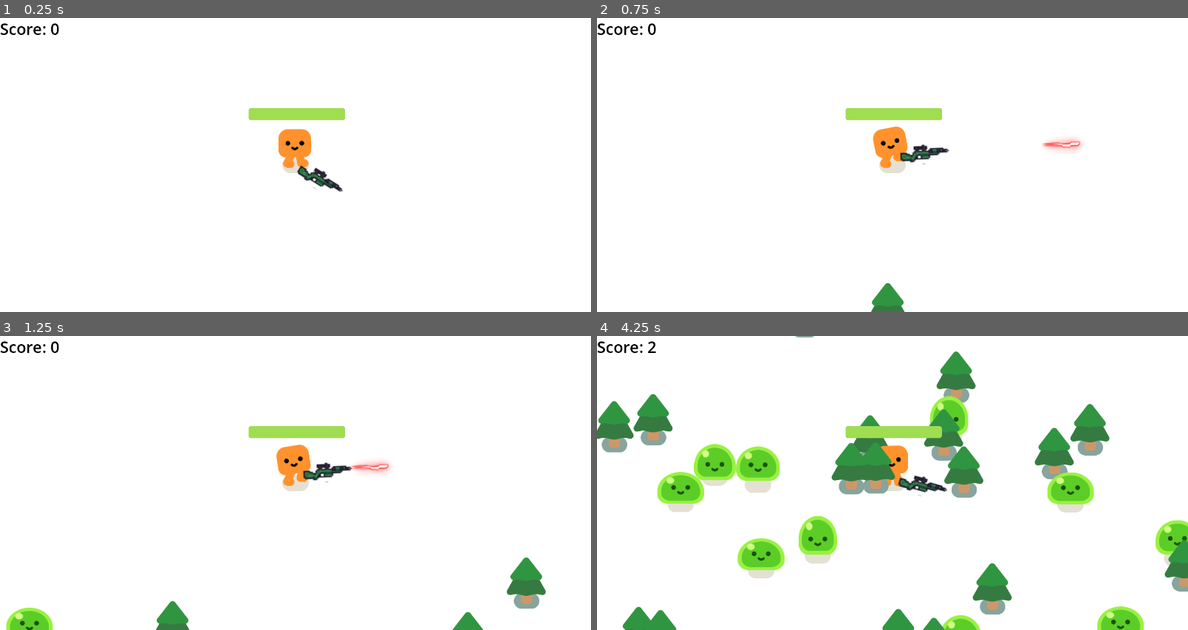
Above: before the commit, frames 1-4 (two rows, left to right).
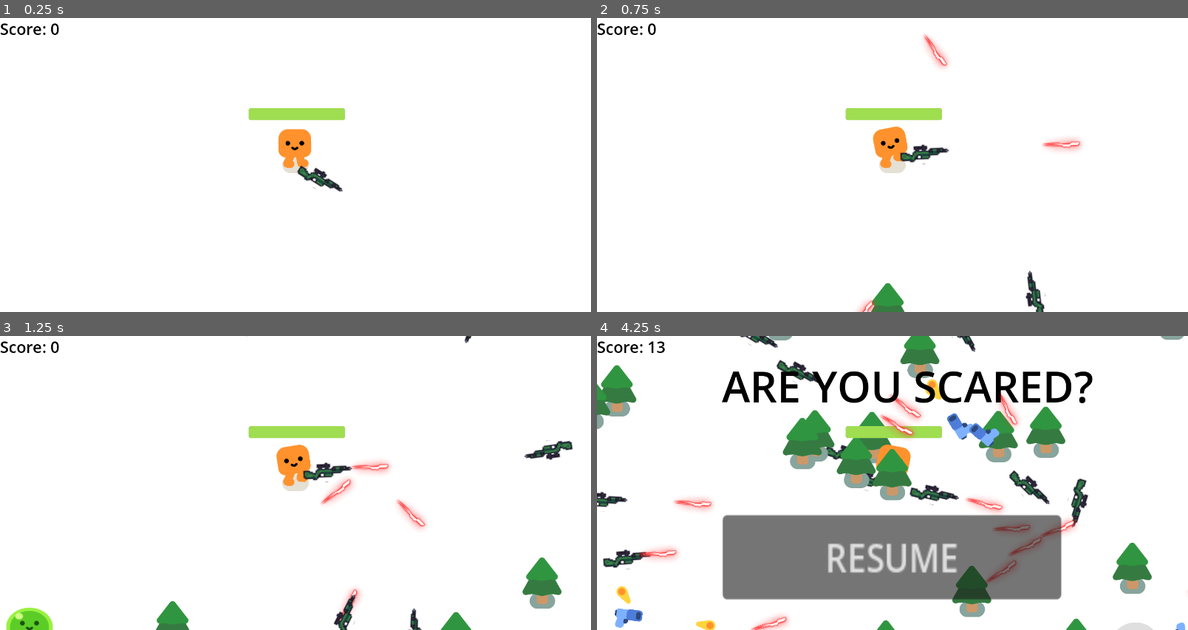
Above: after the commit, the same moments.

Repository: arad991/topdown_shooter_2d
Game: Godot game, scene res://survivors_game.tscn
Two runs of this game, one before a commit and one after it. Both use one fixed random seed, a clock stepped at 60 frames per second and the inputs below.
Inputs (mouse positions are in pixels of both pictures, inside the frame that each line leads up to):
- Up to frame 1 (0.25 s): no input
- Up to frame 2 (0.75 s): move the mouse to (1022, 150) at 0.52 s; hold D (move_right) from 0.53 s (still down)
- Up to frame 3 (1.25 s): keep holding D (move_right)
- Up to frame 4 (4.25 s): move the mouse to (774, 497) at 1.27 s; release D (move_right) at 1.28 s; hold S (move_down) 1.28-2.03 s; move the mouse to (951, 418) at 2.02 s; hold D (move_right) 2.03-2.78 s; move the mouse to (862, 541) at 2.77 s; hold W (move_up) 2.78-3.53 s; move the mouse to (1069, 527) at 3.52 s; hold A (move_left) from 3.53 s (still down); tap Escape (pause, bound only after the commit) at 4.15 s

Frame 1 is identical in both runs. In frame 2, 0.5% of the frame differs, in the area x 44-76%, y 5-100%; in frame 3, 2.2%; in frame 4, 41%, in the area x 0-100%, y 0-100%.

Commit message:
added pause menu and TRIED to implement weapon pickup system - weapon spawn is working, remain TODO is to change Node types of weapons and re-organize them in a less complex manner

Diff:
--- a/gun.gd
+++ b/gun.gd
@@ -1,5 +1,6 @@
 extends Area2D
 
+var is_jammed = false
 
 func _physics_process(delta: float) -> void:
 	#var enemies_in_range = get_overlapping_bodies()
@@ -30,8 +31,12 @@
 	new_bullet.global_position = %ShootingPoint.global_position
 	new_bullet.global_rotation = %ShootingPoint.global_rotation
 
+func _on_timer_timeout() -> void:
+	#if not is_jammed():
+	shoot()
 
+func disable_bullets() -> void:
+	pass
 
-
-func _on_timer_timeout() -> void:
-	shoot()
+func is_weapon() -> bool:
+	return true
--- a/gun.tscn
+++ b/gun.tscn
@@ -7,7 +7,7 @@
 radius = 294.027
 
 [node name="Gun" type="Area2D"]
-collision_layer = 0
+collision_layer = 8
 collision_mask = 2
 input_pickable = false
 script = ExtResource("1_ptbya")
--- a/laser_gun.gd
+++ b/laser_gun.gd
@@ -34,8 +34,8 @@
 	new_bullet.global_position = %LaserShootingPoint.global_position
 	new_bullet.global_rotation = %LaserShootingPoint.global_rotation
 
-
-
-
 func _on_timer_timeout() -> void:
 	shoot()
+
+func is_weapon() -> bool:
+	return true
--- a/laser_gun.tscn
+++ b/laser_gun.tscn
@@ -23,7 +23,7 @@
 
 [node name="LaserGun" type="Area2D"]
 position = Vector2(-35, -24)
-collision_layer = 0
+collision_layer = 8
 collision_mask = 2
 input_pickable = false
 script = ExtResource("1_x2iob")
--- a/mob.gd
+++ b/mob.gd
@@ -1,10 +1,11 @@
 extends CharacterBody2D
 
 var health = 3
+const SCORE_ON_KILLED = 1
 
 @onready var player: CharacterBody2D = get_node("/root/Game/Player")
 @onready var score_label: Label = %Score
-@onready var game: Node2D = $"."
+@onready var game_manager: Node2D = get_node("/root/Game")
 
 func _ready() -> void:
 	%Slime.play_walk()
@@ -22,7 +23,7 @@
 
 
 	if health <= 0:
-		player.score += 1
+		game_manager.add_score(SCORE_ON_KILLED)
 		queue_free()
 
 		const SMOKE_SCENE = preload("res://smoke_explosion/smoke_explosion.tscn")
--- a/player.gd
+++ b/player.gd
@@ -1,11 +1,14 @@
 extends CharacterBody2D
 
 signal health_depleted
-var score = 0
-
 var health = 100.0
 const PLAYER_SPEED = 600.0
-
+var weapon_slots = 3 # Changeable number of slots for weapons the player can hold altogether
+enum GunType {
+	LASER_GUN,
+	PISTOL,
+	NO_GUN
+}
 func _process(delta: float) -> void:
 	if velocity.length() > 0.0:
 		%HappyBoo.play_walk_animation()
@@ -25,3 +28,23 @@
 		%ProgressBar.value = health
 	if health <= 0.0:
 		health_depleted.emit()
+
+func get_current_gun_node() -> Area2D:
+	if get_node("LaserGun") != null:
+		return get_node("LaserGun")
+	elif get_node("Gun") != null:
+		return get_node("Gun")
+	else: #No gun is equipped (impossible for now)
+		return null
+
+func pickup_and_change_weapon(weapon) -> void:
+	remove_child(get_current_gun_node())
+	add_child(weapon)
+
+
+func _on_hurt_box_area_entered(area: Area2D) -> void:
+	var current_gun = get_current_gun_node()
+	if area.has_method("is_weapon") and area.is_weapon() and area != current_gun:
+		area.process_mode = Node.PROCESS_MODE_INHERIT
+		remove_child(current_gun)
+		add_child(area) # Equip the weapon
--- a/player.tscn
+++ b/player.tscn
@@ -25,6 +25,7 @@
 corner_radius_bottom_left = 8
 
 [node name="Player" type="CharacterBody2D"]
+collision_mask = 9
 motion_mode = 1
 platform_floor_layers = 4294967040
 script = ExtResource("1_lr0y4")
@@ -43,7 +44,7 @@
 [node name="HurtBox" type="Area2D" parent="."]
 unique_name_in_owner = true
 collision_layer = 0
-collision_mask = 2
+collision_mask = 10
 
 [node name="CollisionShape2D" type="CollisionShape2D" parent="HurtBox"]
 position = Vector2(0, -27)
@@ -60,3 +61,5 @@
 theme_override_styles/fill = SubResource("StyleBoxFlat_xrqs2")
 value = 100.0
 show_percentage = false
+
+[connection signal="area_entered" from="HurtBox" to="." method="_on_hurt_box_area_entered"]
--- a/project.godot
+++ b/project.godot
@@ -119,6 +119,11 @@
 , Object(InputEventKey,"resource_local_to_scene":false,"resource_name":"","device":-1,"window_id":0,"alt_pressed":false …(186 unchanged characters)…
 ]
 }
+pause={
+"deadzone": 0.5,
+"events": [Object(InputEventKey,"resource_local_to_scene":false,"resource_name":"","device":-1,"window_id":0,"alt_pressed":false,"shift_pressed":false,"ctrl_pressed":false,"meta_pressed":false,"pressed":false,"keycode":0,"physical_keycode":4194305,"key_label":0,"unicode":0,"location":0,"echo":false,"script":null)
+]
+}
 
 [layer_names]
 
--- a/survivors_game.gd
+++ b/survivors_game.gd
@@ -1,7 +1,7 @@
 extends Node2D
 
 var player
-
+var score = 0
 const max_distance_tree_from_player_to_remove = 900
 var trees_count = 0
 
@@ -10,21 +10,27 @@
 	if get_tree().paused == true:
 		get_tree().paused = false
 	player = get_node("Player")
-	%Score.text = "Score: " + str(player.score)
+	%Score.text = "Score: " + str(score)
 
 
 func _process(delta: float) -> void:
+	var esc_pressed = Input.is_action_just_pressed("pause")
+	if esc_pressed:
+		get_tree().paused = true
+		%PausePanel.show()
+
 	if randf_range(0, 10) < 5:
 		spawn_tree()
+		spawn_weapon()
+	if randf_range(0, 100) < 5:
+		spawn_weapon()
 	# Check and remove distant trees
 	for child in get_children():
-		if child.has_method("is_tree") and child.is_tree(): # Making sure the child node is a pine_tree node
+		if (child.has_method("is_tree") and child.is_tree() or (child.has_method("is_weapon") and child.is_weapon())): # Making sure the child node is a pine_tree node
 			var distance = child.global_position.distance_to(player.global_position)
 			if distance > max_distance_tree_from_player_to_remove:
 				child.queue_free()
-				trees_count -= 1
-	#print("This game has " + str(trees_count) +" trees")
-	%Score.text = "Score: " + str(player.score)
+	%Score.text = "Score: " + str(score)
 
 func spawn_tree():
 	var pine_tree = preload("res://pine_tree.tscn")
@@ -62,6 +68,46 @@
 	new_mob.global_position = %PathFollow2D.global_position
 	add_child(new_mob)
 
+func spawn_weapon():
+	var weapons_array = [preload("res://gun.tscn"), preload("res://laser_gun.tscn")]
+	var selected_weapon_index = randi() % (weapons_array.size())
+	# TODO: Add slot adaptility, for future multipule weapon holdings
+	# For now, we assume the player always can equip the picked up weapon (slot wise)
+	var player_pos = player.global_position
+	var viewport_size = get_viewport().size
+	var attempts = 0
+	var max_attempts = 3  # Adjust as needed
+
+	while attempts < max_attempts:
+		var spawn_x = player_pos.x + randf_range(-viewport_size.x * 1.5, viewport_size.x * 1.5)
+		var spawn_y = player_pos.y + randf_range(-viewport_size.y * 1.5, viewport_size.y * 1.5)
+		# Ensure the spawn position is outside the player's immediate vicinity
+		var distance_to_player = player_pos.distance_to(Vector2(spawn_x, spawn_y))
+		if (spawn_x > player_pos.x - viewport_size.x ) and (spawn_x < player_pos.x + viewport_size.x ) and \
+		(spawn_y > player_pos.y - viewport_size.y ) and (spawn_y < player_pos.y + viewport_size.y ):
+			continue
+		var new_weapon = weapons_array[selected_weapon_index].instantiate()
+		new_weapon.global_position = Vector2(spawn_x, spawn_y)
+
+		# Check for collisions with existing objects
+		var overlapping_bodies = new_weapon.get_overlapping_bodies()
+
+		# Check if any overlapping body is of type Area2D
+		var collision_detected = false
+		for body in overlapping_bodies:
+			if body != null:
+				collision_detected = true
+				break  # Exit the loop after finding an Area2D collision
+		if not collision_detected:
+			#new_weapon.process_mode = PROCESS_MODE_DISABLED
+			add_child(new_weapon)
+			break
+		else:
+			new_weapon.queue_free()
+			attempts += 1
+	if attempts == max_attempts:
+		print("Failed to find a suitable spawn position")
+
 
 func _on_mob_spawner_timeout() -> void:
 	spawn_mob()
@@ -74,3 +120,11 @@
 
 func _on_button_pressed() -> void:
 	get_tree().reload_current_scene()
+
+func add_score(score_to_add) -> void:
+	score += score_to_add
+
+
+func _on_resume_button_pressed() -> void:
+	%PausePanel.hide()
+	get_tree().paused = false
--- a/survivors_game.tscn
+++ b/survivors_game.tscn
@@ -19,6 +19,9 @@
 bg_color = Color(0.607254, 0.604628, 0.544372, 1)
 
 [sub_resource type="StyleBoxEmpty" id="StyleBoxEmpty_jq63f"]
+
+[sub_resource type="StyleBoxFlat" id="StyleBoxFlat_of341"]
+bg_color = Color(0, 0, 0, 1)
 
 [node name="Game" type="Node2D"]
 y_sort_enabled = true
@@ -112,6 +115,60 @@
 theme_override_font_sizes/font_size = 40
 text = "SCORE:"
 
+[node name="CanvasLayer" type="CanvasLayer" parent="."]
+
+[node name="PausePanel" type="Panel" parent="CanvasLayer"]
+unique_name_in_owner = true
+visible = false
+anchors_preset = 8
+anchor_left = 0.5
+anchor_top = 0.5
+anchor_right = 0.5
+anchor_bottom = 0.5
+offset_left = 8.0
+offset_top = -179.0
+offset_right = 8.0
+offset_bottom = -179.0
+grow_horizontal = 2
+grow_vertical = 2
+theme_override_styles/panel = SubResource("StyleBoxFlat_of341")
+
+[node name="PauseLabel" type="Label" parent="CanvasLayer/PausePanel"]
+layout_mode = 1
+anchors_preset = 8
+anchor_left = 0.5
+anchor_top = 0.5
+anchor_right = 0.5
+anchor_bottom = 0.5
+offset_left = -441.5
+offset_top = -142.0
+offset_right = 501.5
+offset_bottom = 6.0
+grow_horizontal = 2
+grow_vertical = 2
+theme_override_colors/font_color = Color(0, 0, 0, 1)
+theme_override_font_sizes/font_size = 108
+text = "ARE YOU SCARED?"
+
+[node name="ResumeButton" type="Button" parent="CanvasLayer/PausePanel"]
+process_mode = 3
+layout_mode = 1
+anchors_preset = 8
+anchor_left = 0.5
+anchor_top = 0.5
+anchor_right = 0.5
+anchor_bottom = 0.5
+offset_left = -439.0
+offset_top = 261.0
+offset_right = -208.0
+offset_bottom = 311.0
+grow_horizontal = 2
+grow_vertical = 2
+scale = Vector2(3.72, 4.28)
+theme_override_font_sizes/font_size = 23
+text = "RESUME"
+
 [connection signal="health_depleted" from="Player" to="." method="_on_player_health_depleted"]
 [connection signal="timeout" from="MobSpawner" to="." method="_on_mob_spawner_timeout"]
 [connection signal="pressed" from="GameOver/ColorRect/RestartGame" to="." method="_on_button_pressed"]
+[connection signal="pressed" from="CanvasLayer/PausePanel/ResumeButton" to="." method="_on_resume_button_pressed"]
Not shown: 1 places in survivors_game.tscn that only renumber resources
